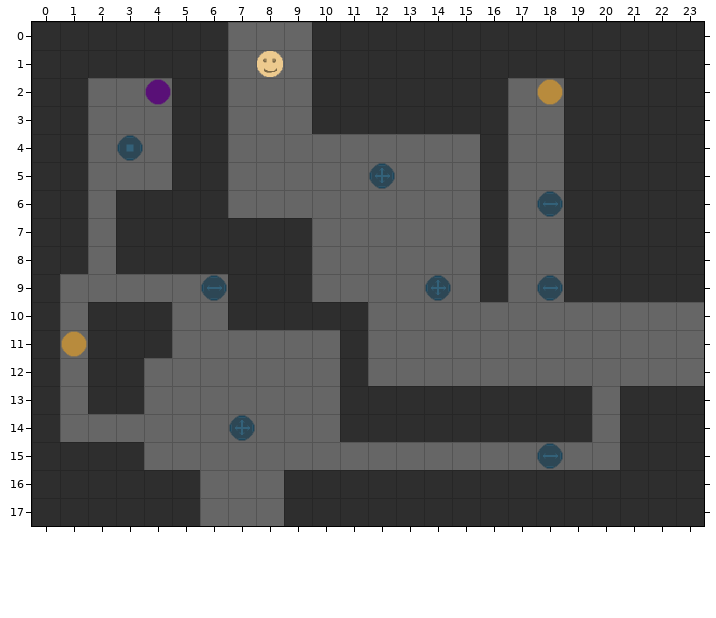
One commit to this Tiled map: android/assets/maps/mapNES.tmx. The picture above was drawn from the file before the commit.
Cells are 64x64 px. Shown: x 0..23, y 0..17.
The result:
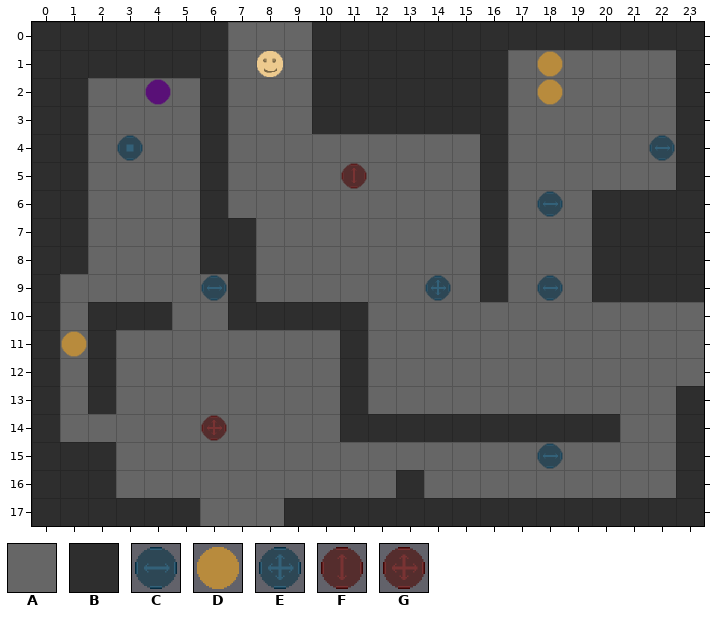
Key: from "tilset": A 0, B 1, C 3, D 4, E 7, F 14, G 15.
_ is an empty cell.
The edit:
Layer "bg":
Tile A replaces tile B in row 1 at x 17 to 22; in rows 2 to 5 at x 5 and 19 to 22; in row 6 at x 3 to 5 and 19; in rows 7 to 8 at x 3 to 5, 8 to 9 and 19; in row 9 at x 8 to 9 and 19; in row 11 at x 3 to 4.
Tile A replaces tile B in row 12 at x 3; in row 13 at x 3, 12 to 19 and 21 to 22; in row 14 at x 21 to 22; in row 15 at x 3 and 21 to 22; in row 16 at x 3 to 5, 9 to 12 and 14 to 22.
Tile B replaces tile A in row 14 at x 20.
Layer "fg":
Tile C is added in row 4 at x 22.
Tile D is added in row 1 at x 18.
Tile F is added in row 5 at x 11.
Tile G is added in row 14 at x 6.
The edit erases tile E in row 5 at x 12; in row 14 at x 7.
